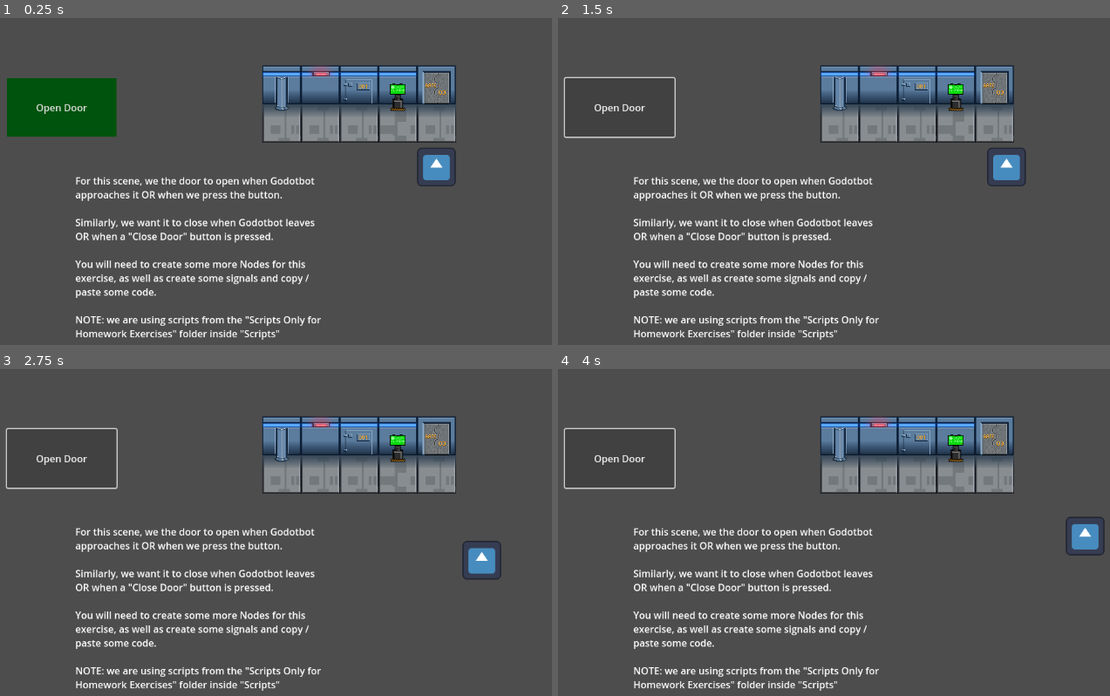
Above: before the commit, frames 1-4 (two rows, left to right).
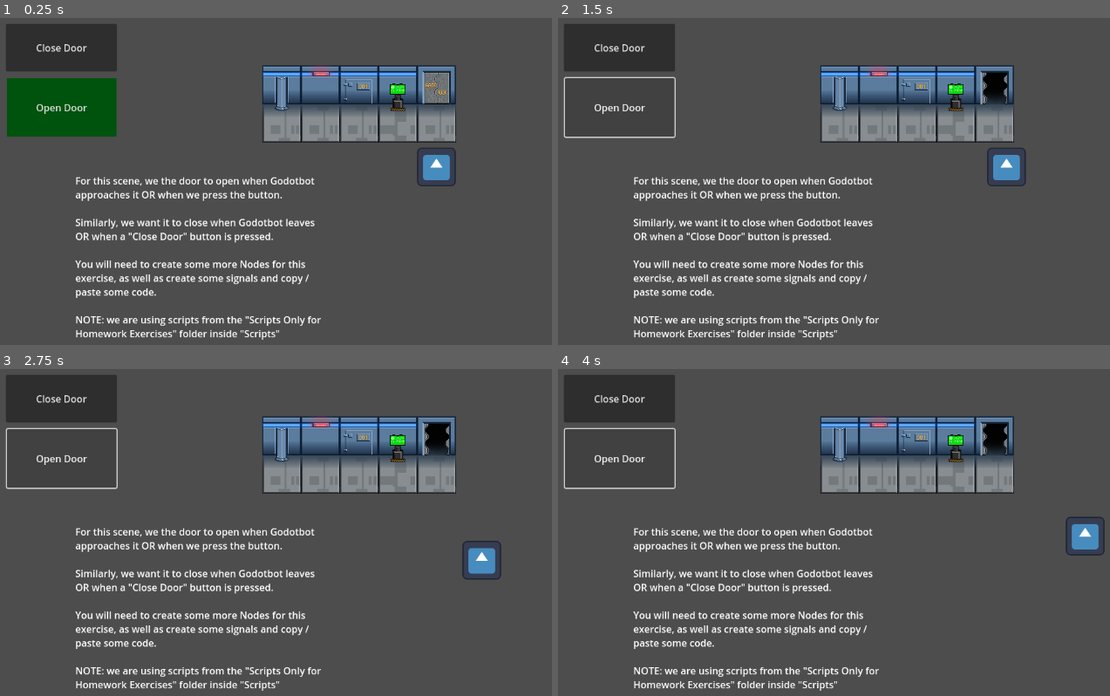
Above: after the commit, the same moments.

Repository: opheliasviolets/PickingUpSignals
Game: Godot game, scene res://homework_scene_four.tscn
Same seed, same stepped clock (60 frames per second), same inputs: the game is played once before the commit and once after it. This scene is started directly instead of the project's main scene. The engine's default icon, where the game draws it, is replaced by a stand-in: a white triangle on a blue panel in a dark square.
Inputs:
- Up to frame 1 (0.25 s): no input
- Up to frame 2 (1.5 s): click "Open Door" at 0.5 s; tap Enter at 1.25 s; hold D (move_right) from 1.28 s (still down)
- Up to frame 3 (2.75 s): release D (move_right) at 2.03 s; hold S (move_down) from 2.03 s (still down)
- Up to frame 4 (4 s): release S (move_down) at 2.78 s; hold D (move_right) 2.78-3.53 s; hold W (move_up) from 3.53 s (still down)

The runs differ from the first frame. In frame 1, 2.8% of the frame differs, in the area x 1-22%, y 1-17%; in frame 2, 3.2%, in the area x 1-82%, y 1-27%; in frame 3, 3.2%; in frame 4, 3.2%.

Commit message:
scene 4 fixed!

Diff:
--- a/godot-buttons-and-signals-main/Scripts/CharacterMovement.gd
+++ b/godot-buttons-and-signals-main/Scripts/CharacterMovement.gd
@@ -42,3 +42,26 @@
 			if collision_normal.y < 0 and pre_collision_velocity.y > 0:
 				collision_normal.y = -collision_normal.y
 			collision.get_collider().apply_force(pre_collision_velocity * collision_normal * force_coefficient)
+
+
+
+
+
+func _on_background_tilemap_child_entered_tree(node):
+
+	pass # Replace with function body.
+
+
+func _on_foreground_tilemap_child_entered_tree(node):
+	show()
+	pass # Replace with function body.
+
+
+func _on_static_body_2d_child_exiting_tree(node):
+	hide()
+	pass # Replace with function body.
+
+
+func _on_area_2d_body_entered(body):
+	show()
+	pass # Replace with function body.
--- a/godot-buttons-and-signals-main/Scripts/Scripts Only for Homework Exercises/CollisionController_HW_four.gd
+++ b/godot-buttons-and-signals-main/Scripts/Scripts Only for Homework Exercises/CollisionController_HW_four.gd
@@ -10,3 +10,10 @@
 
 func _enable_collision():
 	$CollisionShape2D.set_deferred("disabled", false)
+
+
+
+
+
+func _on_open_door_button_pressed():
+	pass # Replace with function body.
--- a/godot-buttons-and-signals-main/Scripts/Scripts Only for Homework Exercises/ShowHide_HW_four.gd
+++ b/godot-buttons-and-signals-main/Scripts/Scripts Only for Homework Exercises/ShowHide_HW_four.gd
@@ -10,3 +10,30 @@
 
 func _hide():
 	self.visible = false
+
+
+
+
+func _on_open_door_button_pressed():
+	_show()
+	pass # Replace with function body.
+
+
+func _on_static_body_2d_child_entered_tree(node):
+	_show()
+	pass # Replace with function body.
+
+
+func _on_area_2d_body_entered(body):
+	_show()
+	pass # Replace with function body.
+
+
+func _on_area_2d_body_exited(body):
+	_hide()
+	pass # Replace with function body.
+
+
+func _on_button_pressed():
+	_hide()
+	pass # Replace with function body.
--- a/godot-buttons-and-signals-main/homework_scene_four.tscn
+++ b/godot-buttons-and-signals-main/homework_scene_four.tscn
@@ -5556,6 +5556,9 @@
 [sub_resource type="RectangleShape2D" id="RectangleShape2D_4w6ir"]
 size = Vector2(64, 64)
 
+[sub_resource type="RectangleShape2D" id="RectangleShape2D_m63ro"]
+size = Vector2(57.5, 123.5)
+
 [node name="Node2D" type="Node2D"]
 
 [node name="OpenDoorButton" type="Button" parent="."]
@@ -5628,3 +5631,22 @@
 text = "HINT:
 
 You can copy from demo_scene_class.tscn if you get stuck, but try to do it on your own!"
+
+[node name="Area2D" type="Area2D" parent="."]
+
+[node name="CollisionShape2D" type="CollisionShape2D" parent="Area2D"]
+position = Vector2(737, 144.25)
+shape = SubResource("RectangleShape2D_m63ro")
+debug_color = Color(0.890196, 0, 0.380392, 0.419608)
+
+[node name="Button" type="Button" parent="."]
+offset_left = 24.0
+offset_top = 11.0
+offset_right = 208.0
+offset_bottom = 90.0
+text = "Close Door"
+
+[connection signal="pressed" from="OpenDoorButton" to="ForegroundTilemap" method="_on_open_door_button_pressed"]
+[connection signal="body_entered" from="Area2D" to="ForegroundTilemap" method="_on_area_2d_body_entered"]
+[connection signal="body_exited" from="Area2D" to="ForegroundTilemap" method="_on_area_2d_body_exited"]
+[connection signal="pressed" from="Button" to="ForegroundTilemap" method="_on_button_pressed"]
Not shown: 1 places in godot-buttons-and-signals-main/homework_scene_four.tscn that only renumber resources
